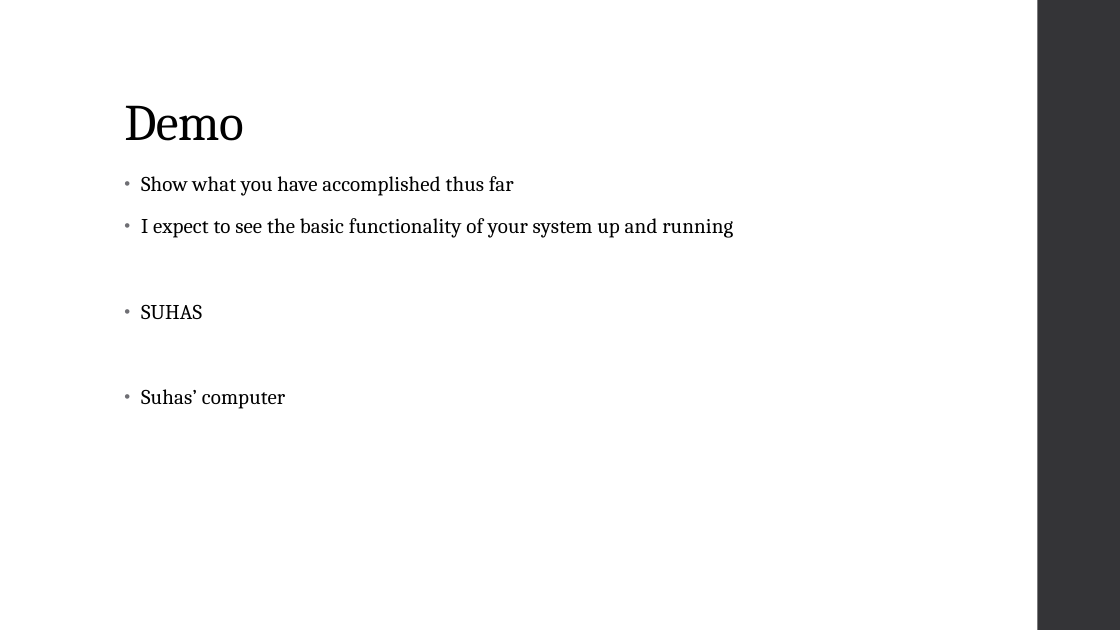
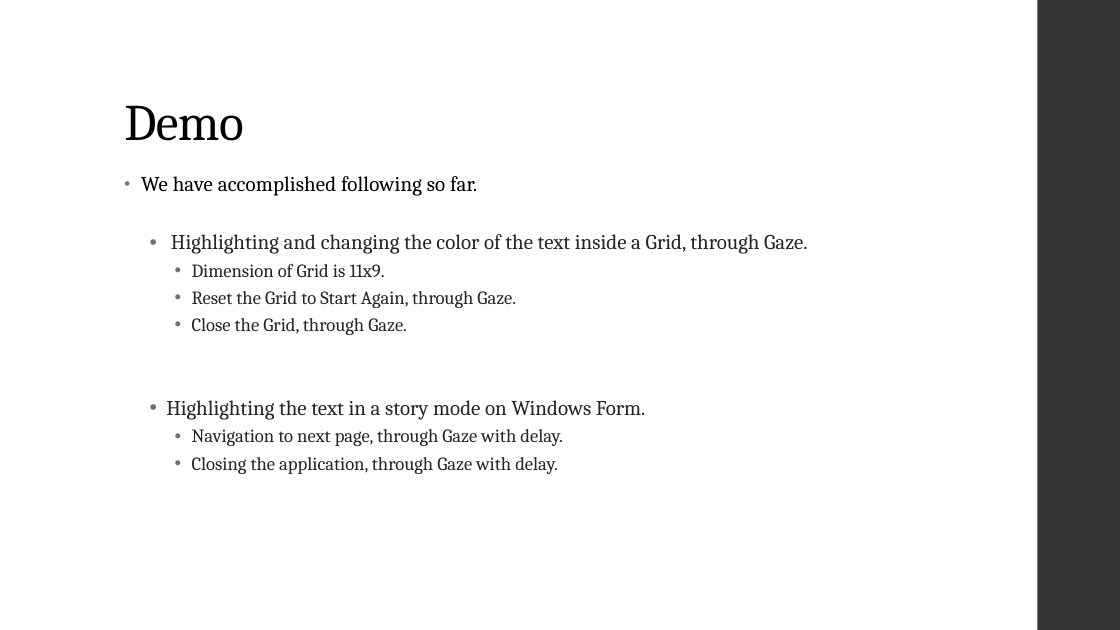
Before and after one commit to diederichk/StepCounter, a slide deck: slide 15 of MidtermPresentation/MidtermPresentation.pptx. Drawn at 1120x630 pixels with LibreOffice and Linux fonts; fonts in the diff are those of the drawing. Boxes give left, top, right and bottom in pixels: in the first picture for what was removed or moved away, otherwise in the second. Text is boxed around its words. In the diff, an @@ line names an element or a change of style, - is before the commit and + after.

```diff
--- a/MidtermPresentation/MidtermPresentation.pptx
+++ b/MidtermPresentation/MidtermPresentation.pptx
@@ text at <box>141,176,808,474</box>: text changed; size 18 to 16 pt; text colour #000000 to #262626 @@
-• Show what you have accomplished thus far
-• I expect to see the basic functionality of your system up and running
-• SUHAS
-• Suhas’ computer
+• We have accomplished following so far.
+  • Highlighting and changing the color of the text inside a Grid, through Gaze.
+    • Dimension of Grid is 11x9.
+    • Reset the Grid to Start Again, through Gaze.
+    • Close the Grid, through Gaze.
+  • Highlighting the text in a story mode on Windows Form.
+    • Navigation to next page, through Gaze with delay.
+    • Closing the application, through Gaze with delay.
```
Also in this commit, not shown: 1 slide added, 1 slide removed, 1 other file.
